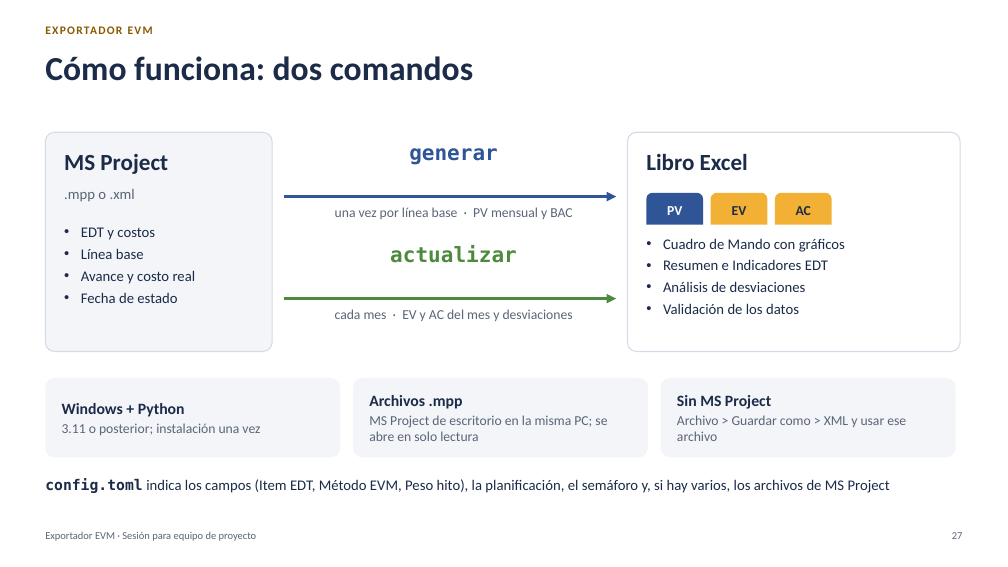
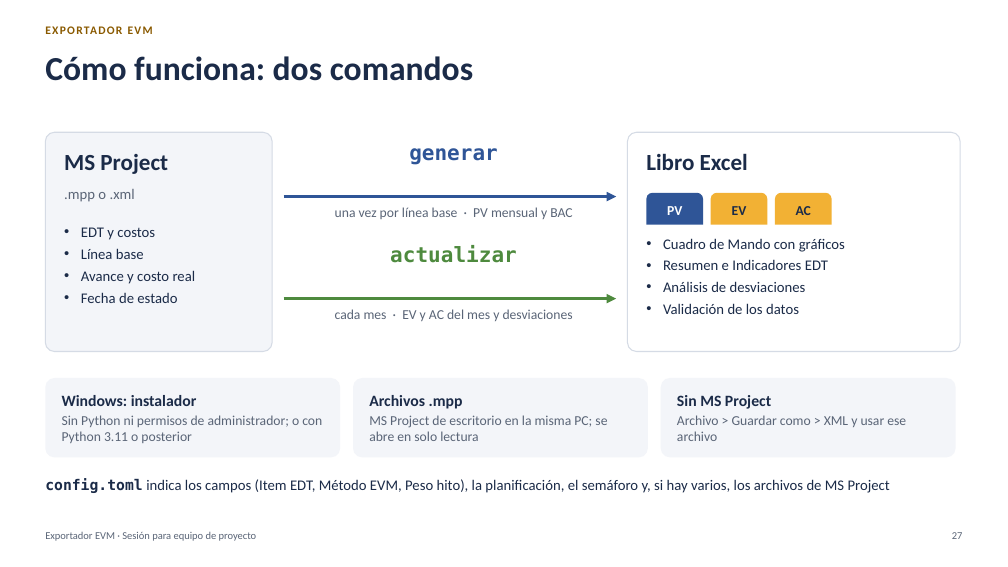
Before and after one commit to MarceloSalazar/evm-automation, a slide deck: slide 27 of docs/presentacion-jefes-de-proyecto.pptx. Drawn at 1008x567 pixels with LibreOffice and Linux fonts; fonts in the diff are those of the drawing. Boxes give left, top, right and bottom in pixels: in the first picture for what was removed or moved away, otherwise in the second. Text is boxed around its words. In the diff, an @@ line names an element or a change of style, - is before the commit and + after.

Commit message:
Versión 1.5.1
- evm/__init__.py: 1.5.1.
- CHANGELOG: entrada 1.5.1 (Método de medición documentado e instalador para Windows), sección
  Sin publicar vacía y enlaces de comparación.
- Presentación: versión 1.5.1 en la portada y, en Cómo funciona, requisito de Windows con el
  instalador o con Python; PDF exportado de nuevo.

```diff
--- a/docs/presentacion-jefes-de-proyecto.pptx
+++ b/docs/presentacion-jefes-de-proyecto.pptx
@@ text in rounded rectangle at (x1=62, y1=395, x2=322, y2=443): text changed @@
-Windows + Python
-3.11 o posterior; instalación una vez
+Windows: instalador
+Sin Python ni permisos de administrador; o con Python 3.11 o posterior
```
Also in this commit, not shown: 1 other slide changed, 3 other files.
